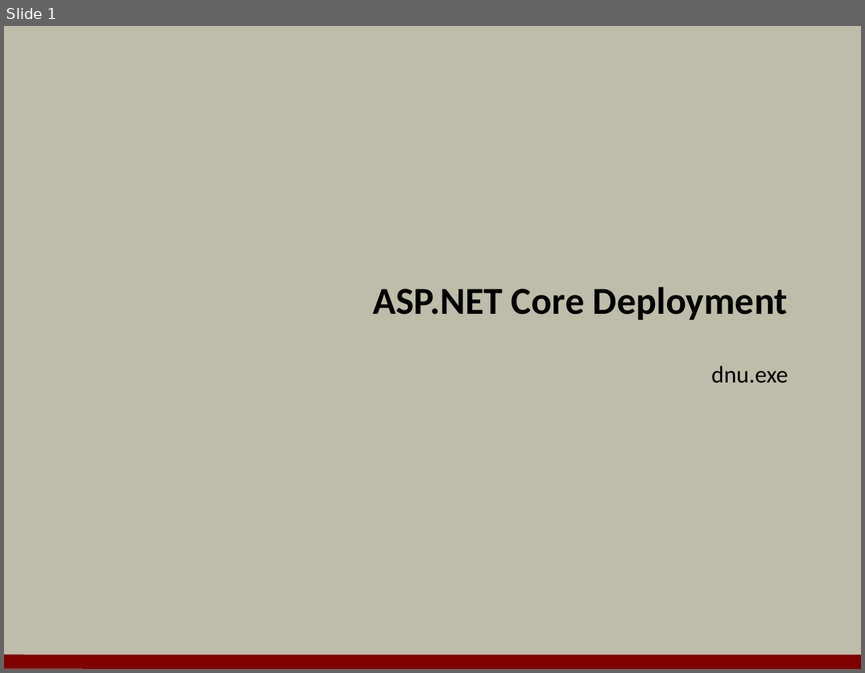
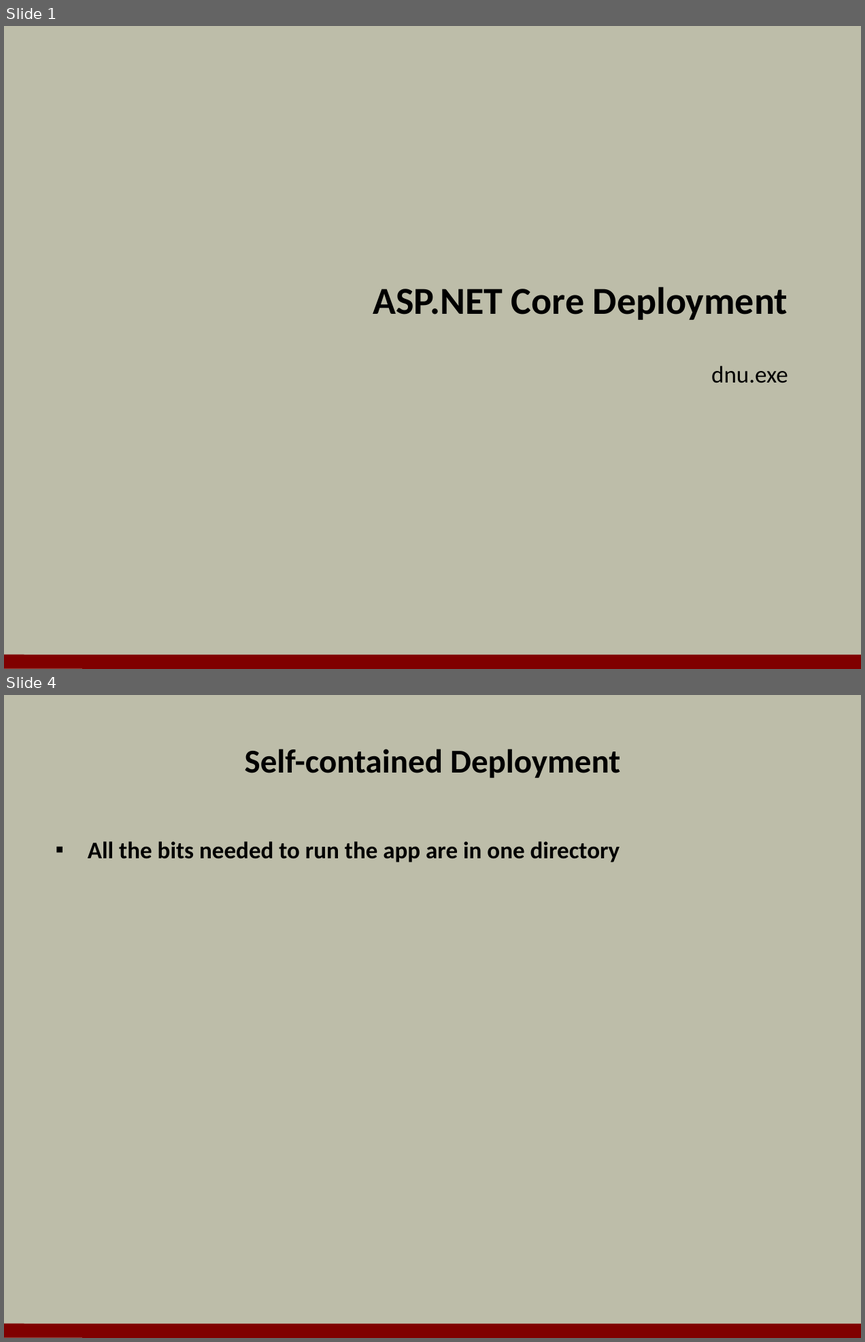
Before and after one commit to OdeToCode/classes, a slide deck: aspnet5/slides/08_Deployment.pptx. Shown one above the other, each under a label of ours: slide 1 before the commit, slides 1 and 4 after it; the slides between them are not shown. The pictures are 865x673 and 865x1342 pixels, drawn with LibreOffice and Linux fonts; fonts in the diff are those of the drawing; background and template pictures are left out. Boxes give left, top, right and bottom in pixels: in the first picture for what was removed or moved away, otherwise in the second. Text is boxed around its words. In the diff, an @@ line names an element or a change of style, - is before the commit and + after.

```diff
--- a/aspnet5/slides/08_Deployment.pptx
+++ b/aspnet5/slides/08_Deployment.pptx
@@ slide 4 added at (4,695,861,1338), background #BDBDA9; not listed: 1 template element that a slide beside it also shows @@
@@ title added at (245,749,620,778), 28 pt, text #000000, bold @@
+Self-contained Deployment
@@ text added at (88,841,620,862), 20 pt, text #000000, bold @@
+▪ All the bits needed to run the app are in one directory
```
Also in this commit, not shown: 3 other slides added, 6 slides removed, 3 other files.
